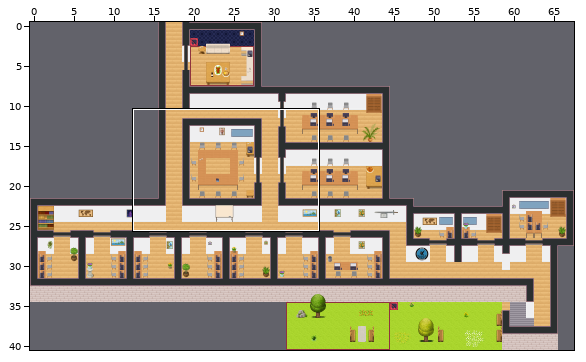
Tiled map (JSON): I_OG.tmj. The first picture is a wide view before the edit; the outline marks the close-up.
Close-up. Old version:
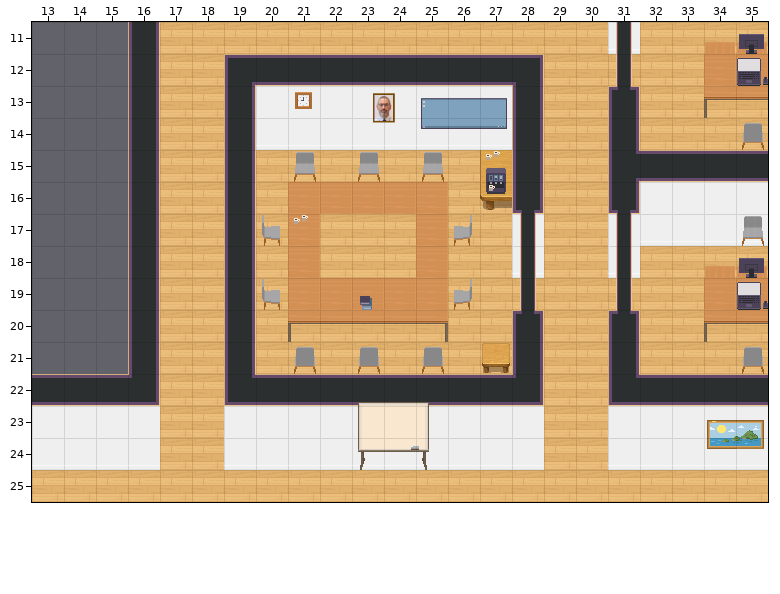
Cells are 32x32 px. Shown: x 13..35, y 11..25.
The result:
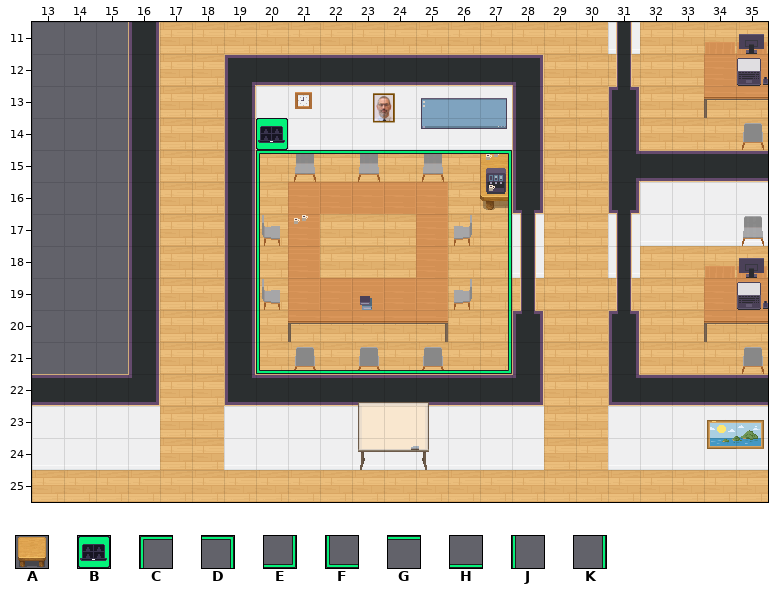
Key: from "WA_Tables": A 145; from "WA_User_Interface": B 21, C 161, D 162, E 163, F 164, G 165, H 166, J 167, K 168.
_ is an empty cell.
The author wrote: jitsi meeting room
Edits made:
Layer "furniture/furniture2":
y 21: x 27 A -> _
Layer "above/above1":
y 14: x 20 _ -> B
y 15: x 20..27 ________ -> CGGGGGGD
y 16..20: x 20 _ -> J; x 27 _ -> K
y 21: x 20..27 ________ -> FHHHHHHE
